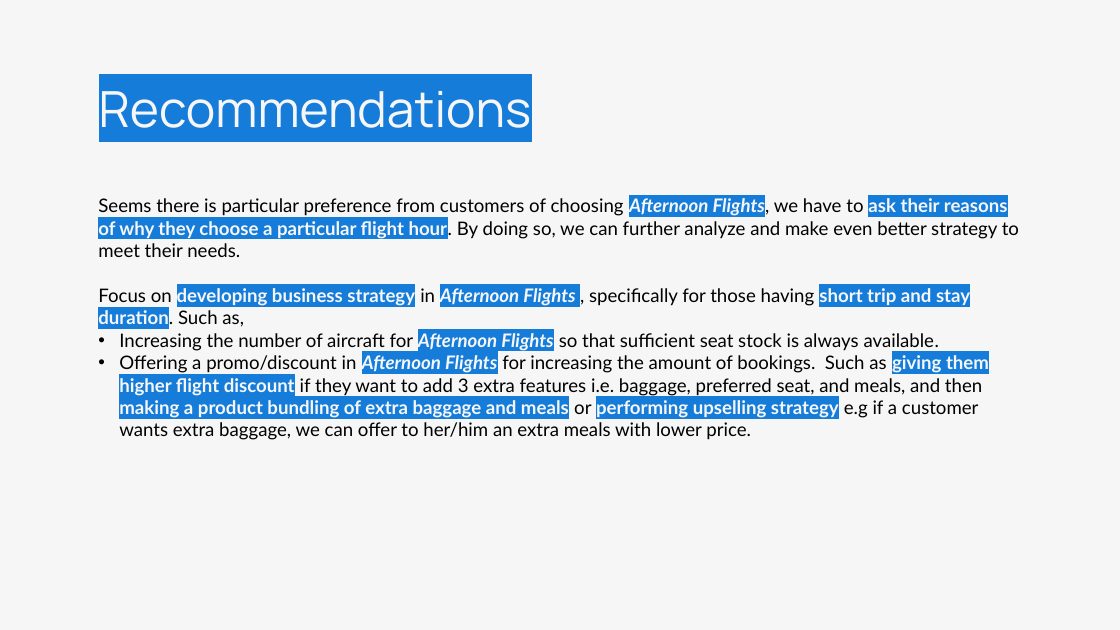
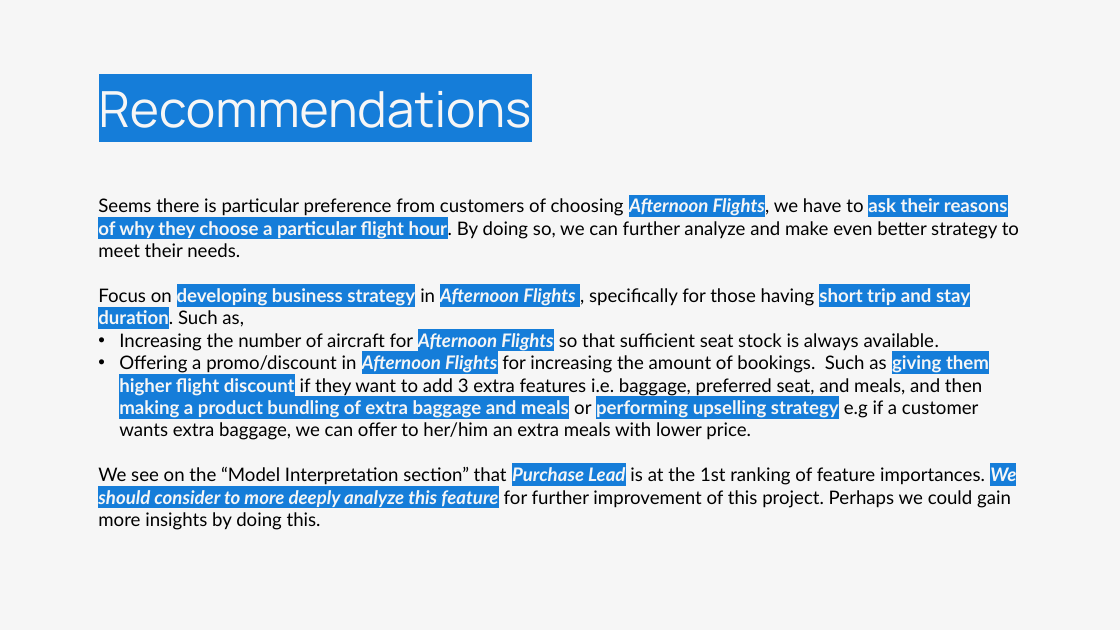
Before and after one commit to dstito/Exploring-Customer-Experience-and-Predicting-Customer-Booking-Behaviour, a slide deck: slide 19 of PPT 2 - Predicting Customer Booking Behaviour with British Airways.pptx. Drawn at 1120x630 pixels with LibreOffice and Linux fonts; fonts in the diff are those of the drawing. Boxes give left, top, right and bottom in pixels: in the first picture for what was removed or moved away, otherwise in the second. Text is boxed around its words. In the diff, an @@ line names an element or a change of style, - is before the commit and + after.

```diff
--- a/PPT 2 - Predicting Customer Booking Behaviour with British Airways.pptx
+++ b/PPT 2 - Predicting Customer Booking Behaviour with British Airways.pptx
@@ text at (x1=98, y1=467, x2=1016, y2=530): paragraph added @@
+We see on the “Model Interpretation section” that Purchase Lead is at the 1st ranking of feature importances. We should consider to more deeply analyze this feature for further improvement of this project. Perhaps we could gain more insights by doing this.
```
Also in this commit, not shown: 1 other slide changed, 1 other file.
